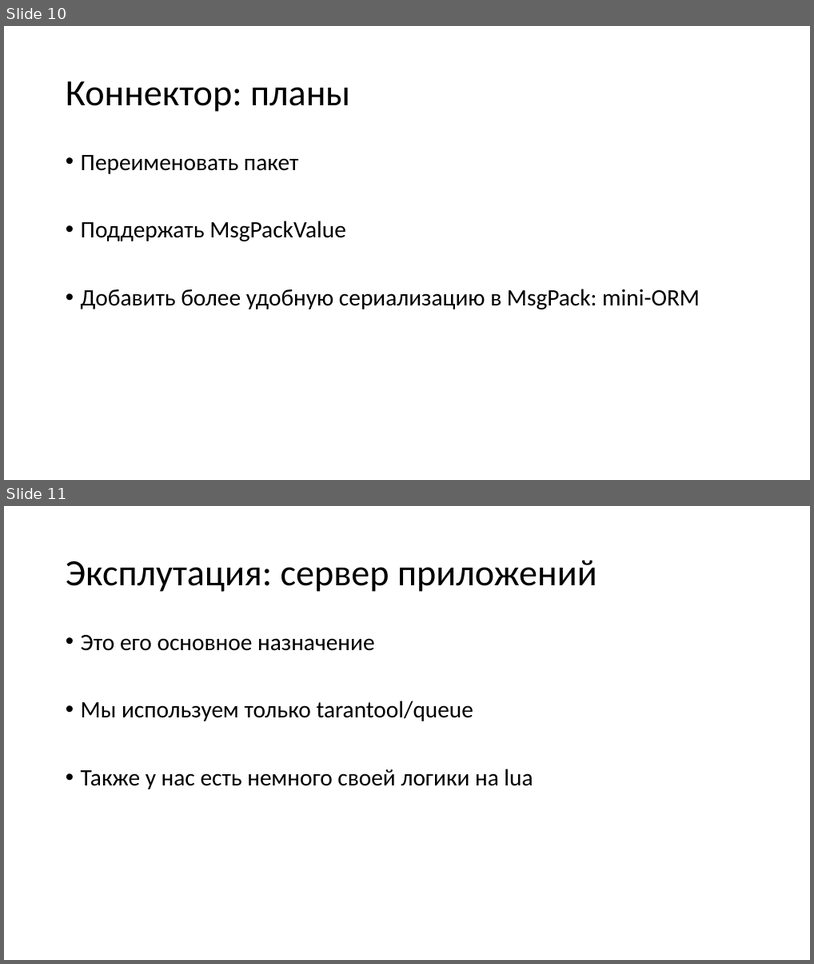
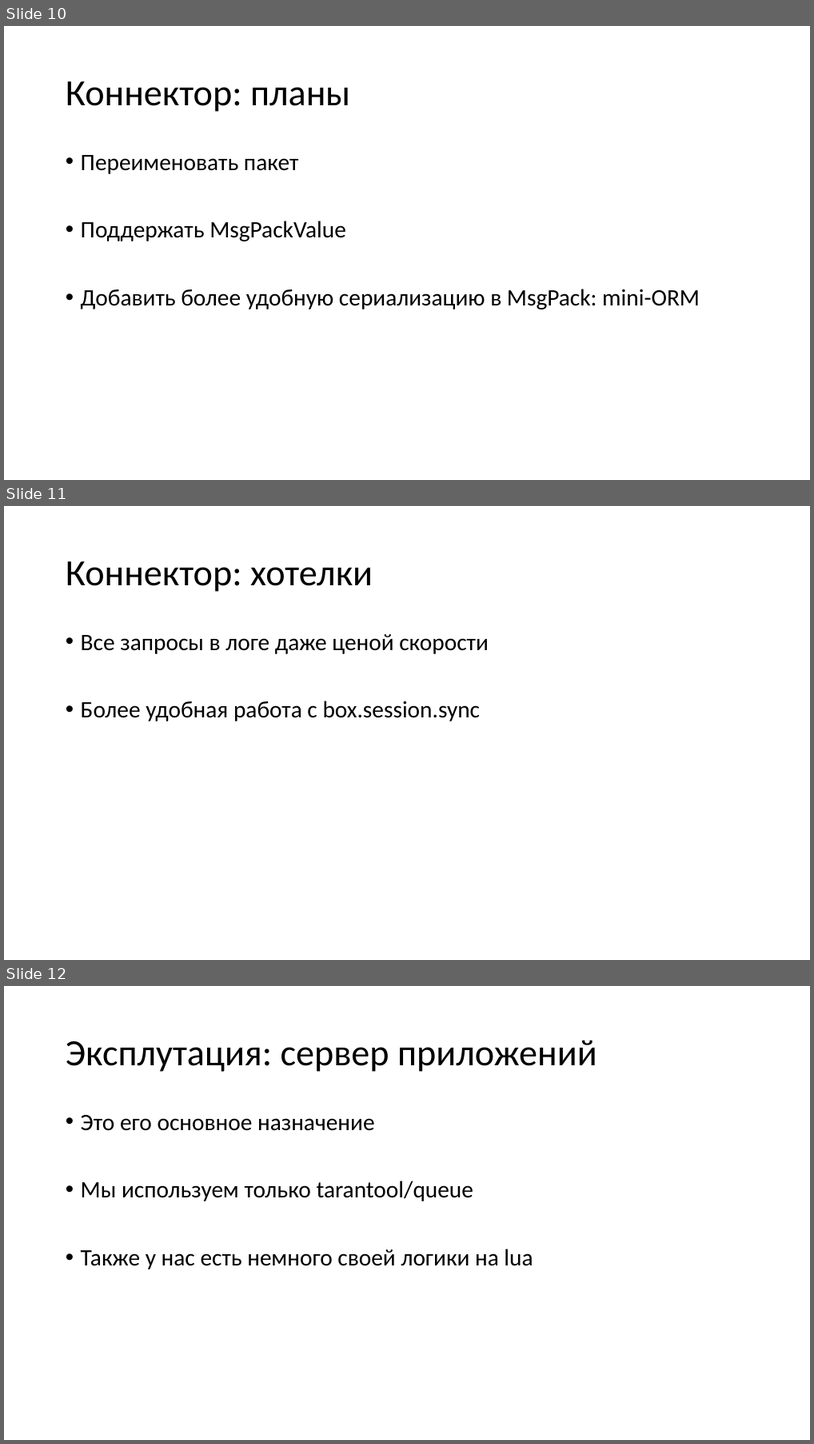
Before and after one commit to aensidhe/presentations, a slide deck: 2017/02/Tarantool for windows applications/Presentation.pptx. Shown one above the other, each under a label of ours: slides 10 and 11 before the commit, slides 10, 11 and 12 after it. The pictures are 814x964 and 814x1444 pixels, drawn with LibreOffice and Linux fonts; fonts in the diff are those of the drawing. Boxes give left, top, right and bottom in pixels: in the first picture for what was removed or moved away, otherwise in the second. Text is boxed around its words. In the diff, an @@ line names an element or a change of style, - is before the commit and + after.

```diff
--- a/2017/02/Tarantool for windows applications/Presentation.pptx
+++ b/2017/02/Tarantool for windows applications/Presentation.pptx
@@ slide 11 added at [4, 506, 810, 960], background #FFFFFF @@
@@ title added at [66, 561, 373, 592], 44 pt, text #000000 @@
+Коннектор: хотелки
@@ text added at [81, 634, 489, 721], 28 pt, text #000000 @@
+• Все запросы в логе даже ценой скорости
+• Более удобная работа с box.session.sync
@@ what was slide 11 is now slide 12 @@
```
Also in this commit, not shown: 6 slides changed, 1 other file.
